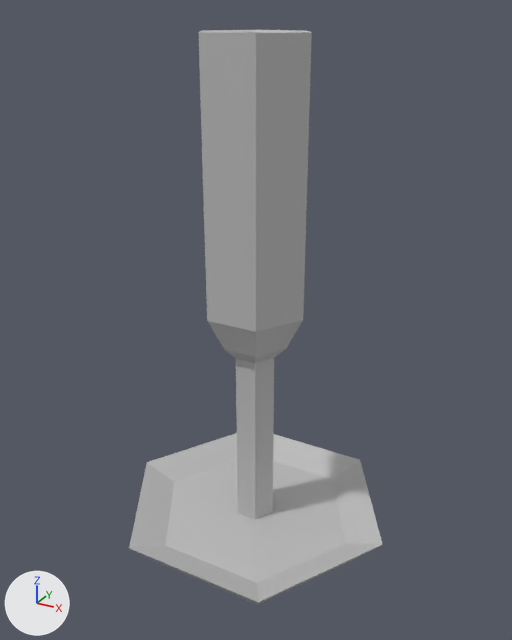
Renders of the FBX model Project/RogueLike-SmoothBrain/Assets/SampleSceneAssets/Art/Meshs/MERCHANT ROOM/PROPS/LIGHTS/CANDLES/HOLDERS/MESH_CandleStick.fbx from each side of a commit.
Both versions are drawn from a 50 mm camera at (0.000844, -0.001528, 0.001436) aimed at (0.000007, -0.000006, 0.000675). The lights are fixed; the arrows at lower left show +X, +Y and +Z. Where no turn or scale is listed for an object, it has been applied to the vertices.

Names of what the first picture shows: 'MESH_Candlestick'.
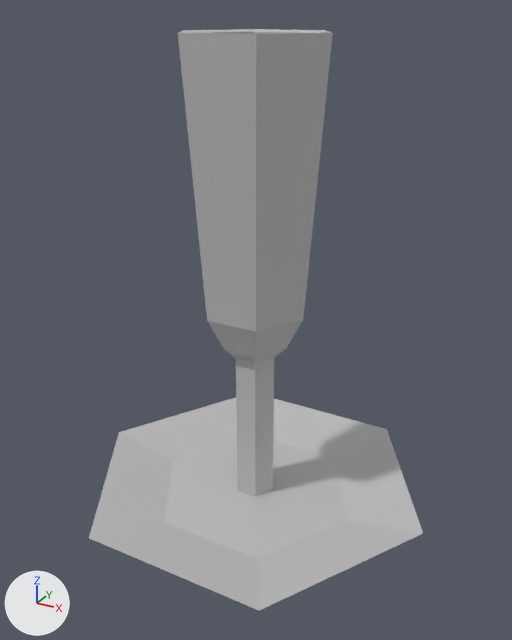
Changed parts and their boxes (x1, y1, x2, y2) in the pictures (512 x 640 px; the box of a moved part takes in the faces that stretch with it):
'MESH_Candlestick', reshaped (31% wider)
    before: (129, 30, 383, 604)
    after: (89, 29, 423, 611)
part 1 of me_mesh, moved or reshaped
    before: (129, 358, 383, 604)
    after: (89, 358, 423, 611)
part 2 of me_mesh, moved or reshaped
    before: (198, 30, 312, 332)
    after: (178, 29, 333, 332)

The change, as a list of edits to the scene's bpy script:
```text
Change me_mesh:
    where me_mesh.from_pydata(...)  # 61 vertices, 60 faces; spans x -0.000403..0.000403, y -0.000349..0.000349, z 0.0..0.001388
    me_mesh part 1
    add for i in [*range(12, 24)]: me_mesh.vertices[i].co += Vector((0.0, 0.0, 0.000082))
    me_mesh.vertices[0].co: (0.000166, 0.000288, 0.0) -> (0.000145, 0.000251, 0.0)
    me_mesh.vertices[1].co: (-0.000166, 0.000288, 0.0) -> (-0.000145, 0.000251, 0.0)
    me_mesh.vertices[2].co: (-0.000332, 0.0, 0.0) -> (-0.00029, 0.0, 0.0)
    me_mesh.vertices[3].co: (-0.000166, -0.000288, 0.0) -> (-0.000145, -0.000251, 0.0)  # pixel (154, 561) -> not seen
    me_mesh.vertices[4].co: (0.000166, -0.000288, 0.0) -> (0.000145, -0.000251, 0.0)  # pixel (257, 604) -> not seen
    me_mesh.vertices[5].co: (0.000332, 0.0, 0.0) -> (0.00029, 0.0, 0.0)  # pixel (356, 558) -> not seen
    me_mesh.vertices[6].co: (0.000202, 0.000349, 0.000079) -> (0.000255, 0.000442, 0.000161)  # pixel (360, 459) -> pixel (386, 429)
    me_mesh.vertices[7].co: (-0.000202, 0.000349, 0.000079) -> (-0.000255, 0.000442, 0.000161)
    me_mesh.vertices[8].co: (-0.000403, 0.0, 0.000079) -> (-0.00051, 0.0, 0.000161)  # pixel (146, 462) -> pixel (118, 432)
    me_mesh.vertices[9].co: (-0.000202, -0.000349, 0.000079) -> (-0.000255, -0.000442, 0.000161)  # pixel (129, 548) -> pixel (88, 538)
    me_mesh.vertices[10].co: (0.000202, -0.000349, 0.000079) -> (0.000255, -0.000442, 0.000161)  # pixel (258, 602) -> pixel (259, 610)
    me_mesh.vertices[11].co: (0.000403, 0.0, 0.000079) -> (0.00051, 0.0, 0.000161)  # pixel (382, 544) -> pixel (423, 533)
    me_mesh part 2
    me_mesh.vertices[42].co: (0.000071, 0.000124, 0.001388) -> (0.000096, 0.000167, 0.001388)  # pixel (306, 30) -> pixel (323, 30)
    me_mesh.vertices[43].co: (-0.000071, 0.000124, 0.001388) -> (-0.000096, 0.000167, 0.001388)  # pixel (253, 29)
    me_mesh.vertices[44].co: (-0.000143, 0.0, 0.001388) -> (-0.000193, 0.0, 0.001388)  # pixel (201, 30) -> pixel (184, 30)
    me_mesh.vertices[45].co: (-0.000071, -0.000124, 0.001388) -> (-0.000096, -0.000167, 0.001388)  # pixel (198, 32) -> pixel (177, 32)
    me_mesh.vertices[46].co: (0.000071, -0.000124, 0.001388) -> (0.000096, -0.000167, 0.001388)  # pixel (255, 33) -> pixel (256, 34)
    me_mesh.vertices[47].co: (0.000143, 0.0, 0.001388) -> (0.000193, 0.0, 0.001388)  # pixel (311, 32) -> pixel (332, 32)
    me_mesh.vertices[48].co: (0.000062, 0.000107, 0.00125) -> (0.000084, 0.000145, 0.00125)
    me_mesh.vertices[49].co: (-0.000062, 0.000107, 0.00125) -> (-0.000084, 0.000145, 0.00125)
    me_mesh.vertices[50].co: (-0.000124, 0.0, 0.00125) -> (-0.000167, 0.0, 0.00125)
    me_mesh.vertices[51].co: (-0.000062, -0.000107, 0.00125) -> (-0.000084, -0.000145, 0.00125)
    me_mesh.vertices[52].co: (0.000062, -0.000107, 0.00125) -> (0.000084, -0.000145, 0.00125)
    me_mesh.vertices[53].co: (0.000124, 0.0, 0.00125) -> (0.000167, 0.0, 0.00125)
    me_mesh.vertices[55].co: (0.000126, 0.0, 0.001382) -> (0.00017, 0.0, 0.001382)
    me_mesh.vertices[56].co: (0.000063, -0.000109, 0.001382) -> (0.000085, -0.000147, 0.001382)
    me_mesh.vertices[57].co: (-0.000063, -0.000109, 0.001382) -> (-0.000085, -0.000147, 0.001382)
    me_mesh.vertices[58].co: (-0.000126, 0.0, 0.001382) -> (-0.00017, 0.0, 0.001382)  # pixel (207, 33) -> pixel (192, 32)
    me_mesh.vertices[59].co: (-0.000063, 0.000109, 0.001382) -> (-0.000085, 0.000147, 0.001382)  # pixel (253, 32) -> pixel (253, 31)
    me_mesh.vertices[60].co: (0.000063, 0.000109, 0.001382) -> (0.000085, 0.000147, 0.001382)  # pixel (300, 33) -> pixel (315, 32)
```
